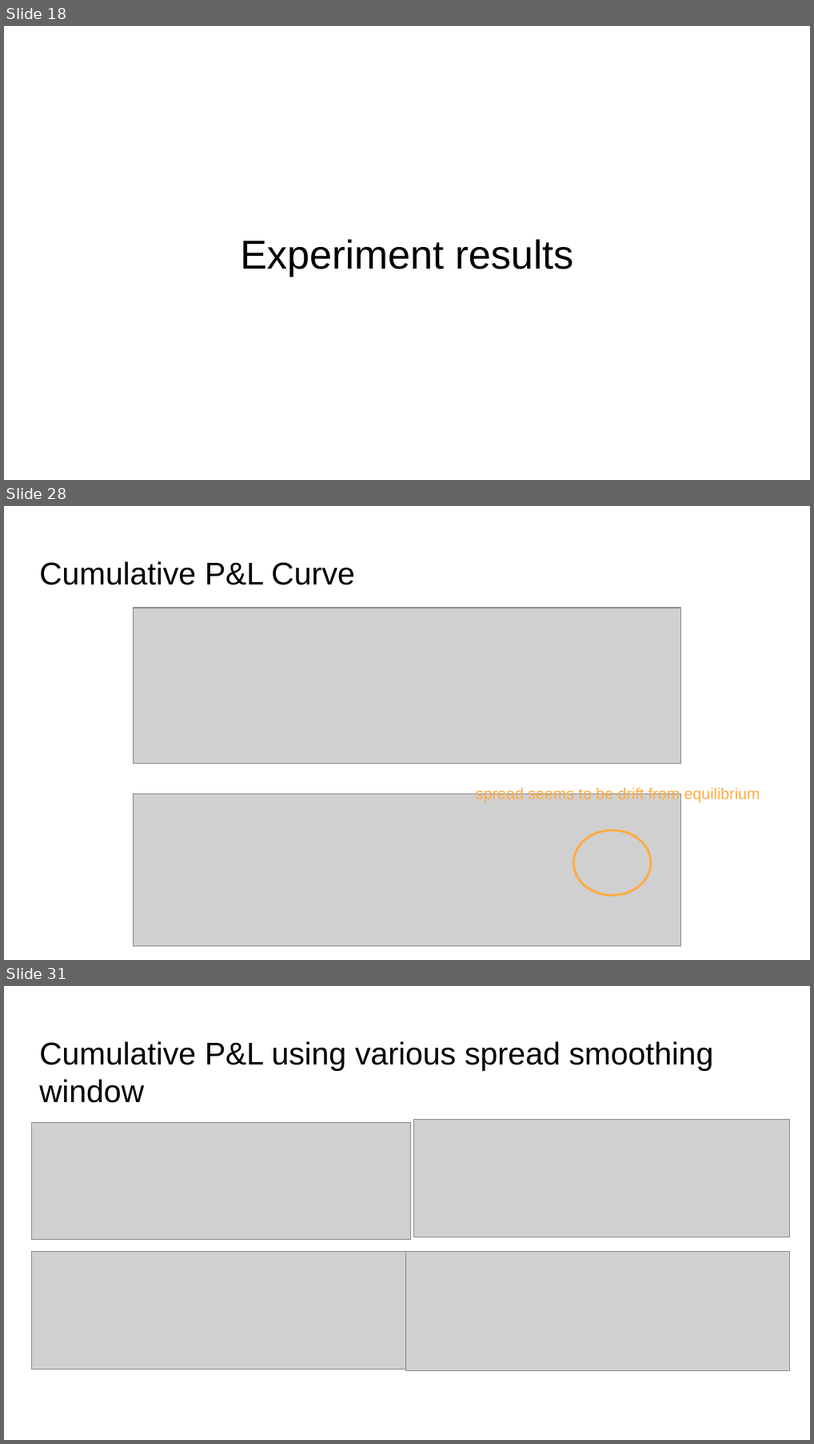
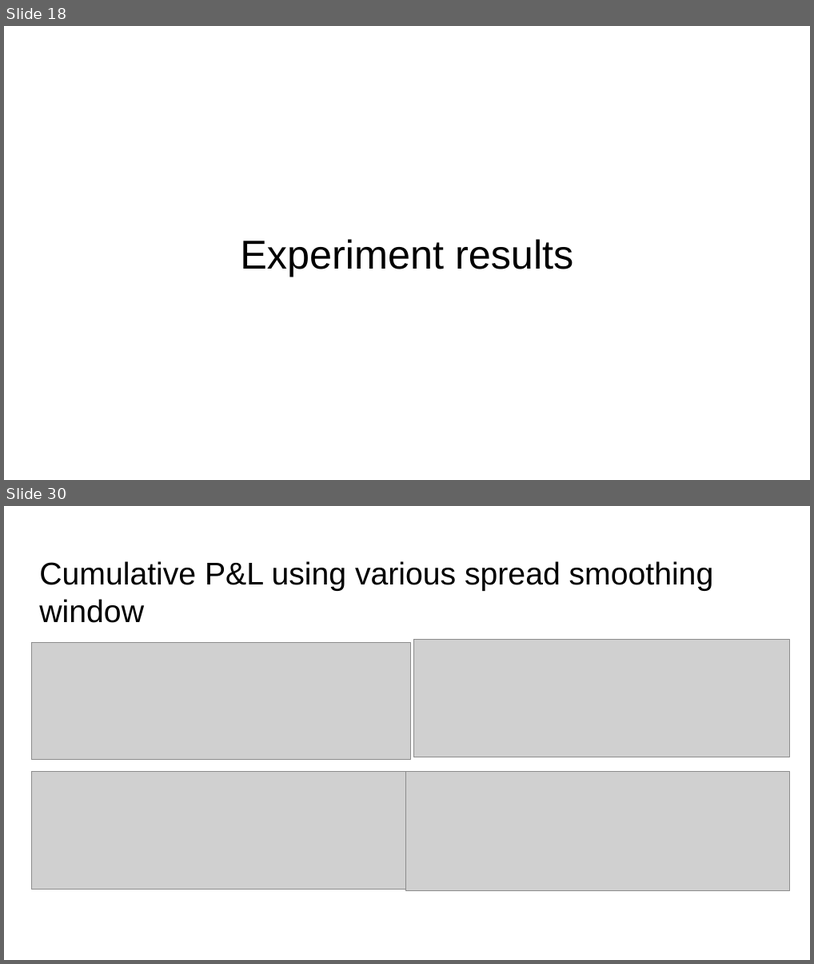
Before and after one commit to thtang/Pair-trading, a slide deck: Pair trading for Currencies.pptx. Shown one above the other, each under a label of ours: slides 18, 28 and 31 before the commit, slides 18 and 30 after it; the slides between them are not shown. The pictures are 814x1444 and 814x964 pixels, drawn with LibreOffice and Linux fonts; fonts in the diff are those of the drawing; grey boxes stand for pictures. Boxes give left, top, right and bottom in pixels: in the first picture for what was removed or moved away, otherwise in the second. Text is boxed around its words. In the diff, an @@ line names an element or a change of style, - is before the commit and + after.

```diff
--- a/Pair trading for Currencies.pptx
+++ b/Pair trading for Currencies.pptx
@@ slide 28 removed at box(4, 506, 810, 960), background #FFFFFF @@
@@ title removed at box(39, 561, 354, 585) @@
-Cumulative P&L Curve
@@ picture removed at box(133, 608, 681, 764) @@
@@ text removed at box(476, 787, 761, 802) @@
-spread seems to be drift from equilibrium
@@ picture removed at box(133, 794, 681, 946) @@
@@ ellipse removed at box(574, 830, 651, 896) @@
@@ what was slide 31 is now slide 30 @@
```
Also in this commit, not shown: 13 slides changed, 16 other files.
